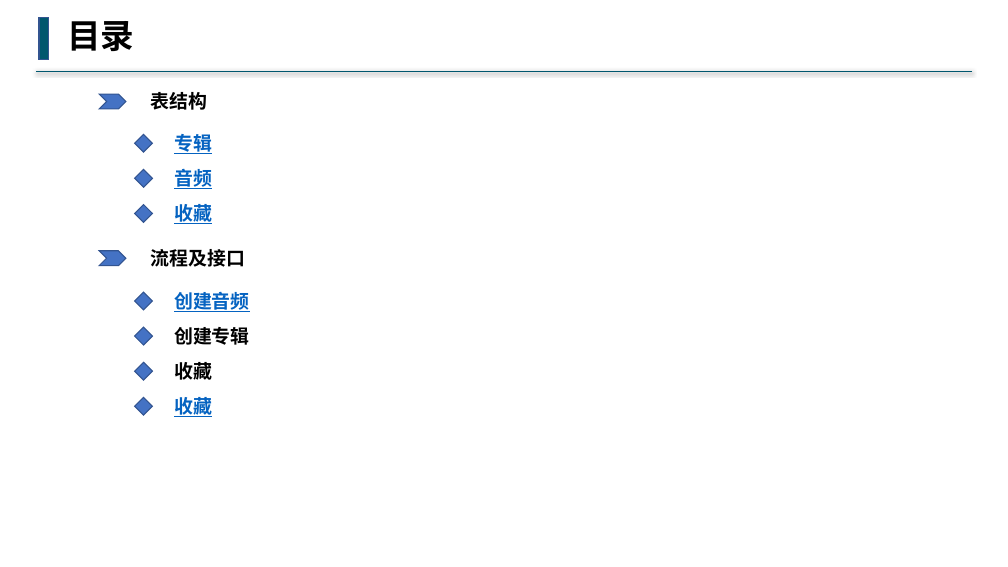
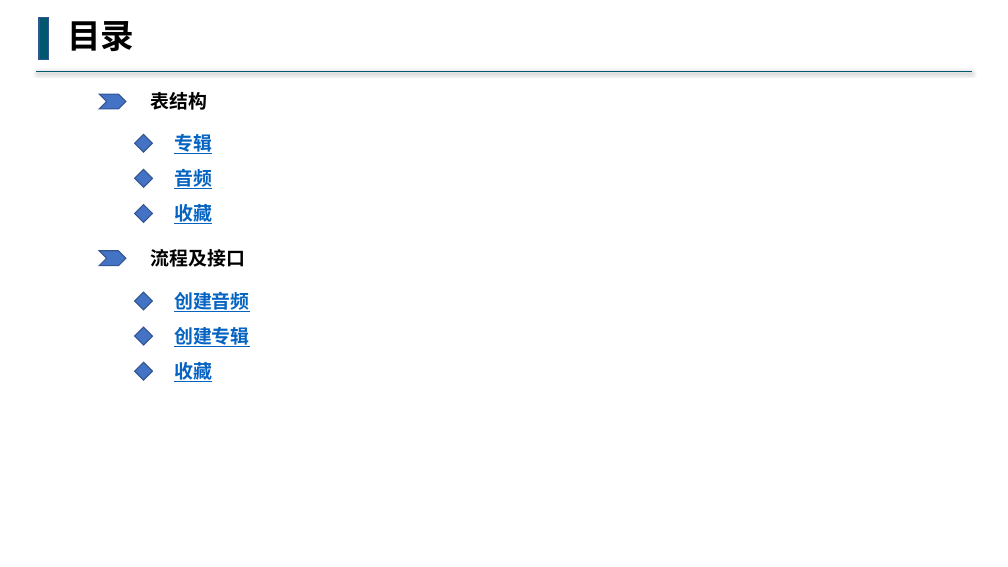
Before and after one commit to buddhachain/buddhaContract, a slide deck: slide 1 of doc/05.梵音.pptx. Drawn at 1008x567 pixels with LibreOffice and Linux fonts; fonts in the diff are those of the drawing. Boxes give left, top, right and bottom in pixels: in the first picture for what was removed or moved away, otherwise in the second. Text is boxed around its words. In the diff, an @@ line names an element or a change of style, - is before the commit and + after.

```diff
--- a/doc/05.梵音.pptx
+++ b/doc/05.梵音.pptx
@@ text "创建专辑" at box(174, 324, 250, 349): text colour #000000 to #0563C1, underline on @@
@@ text "收藏" at box(174, 359, 212, 384): text colour #000000 to #0563C1, underline on @@
@@ diamond removed at box(135, 398, 153, 416) @@
@@ text removed at box(174, 394, 212, 419) @@
-收藏
```
Also in this commit, not shown: 3 other slides changed, 2 other files.
